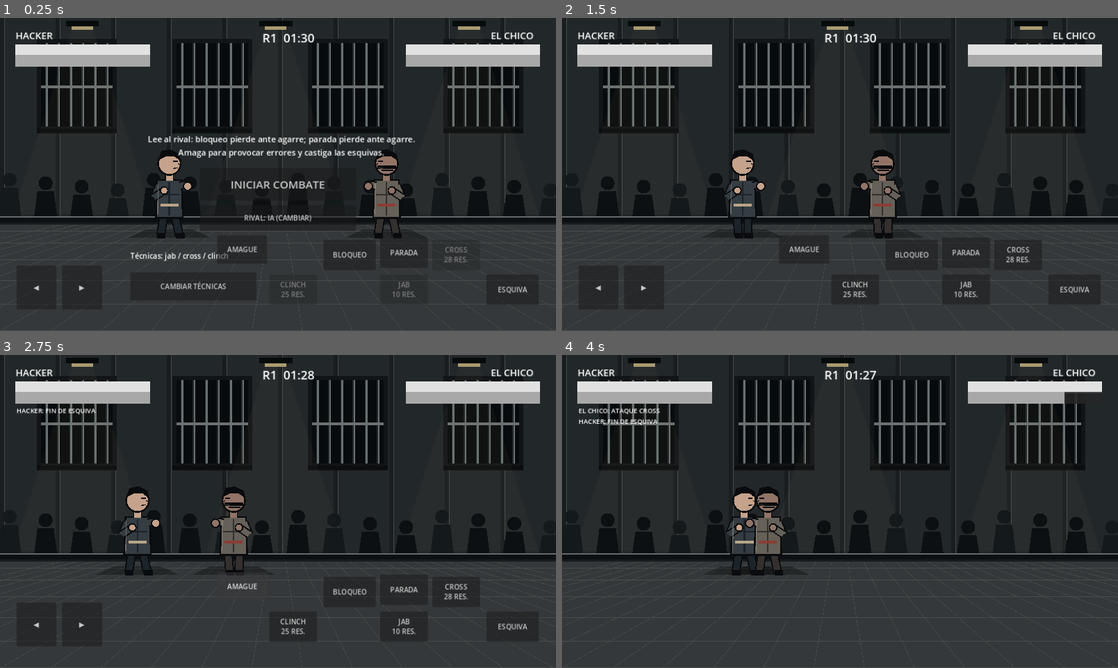
Above: before the commit, frames 1-4 (two rows, left to right).
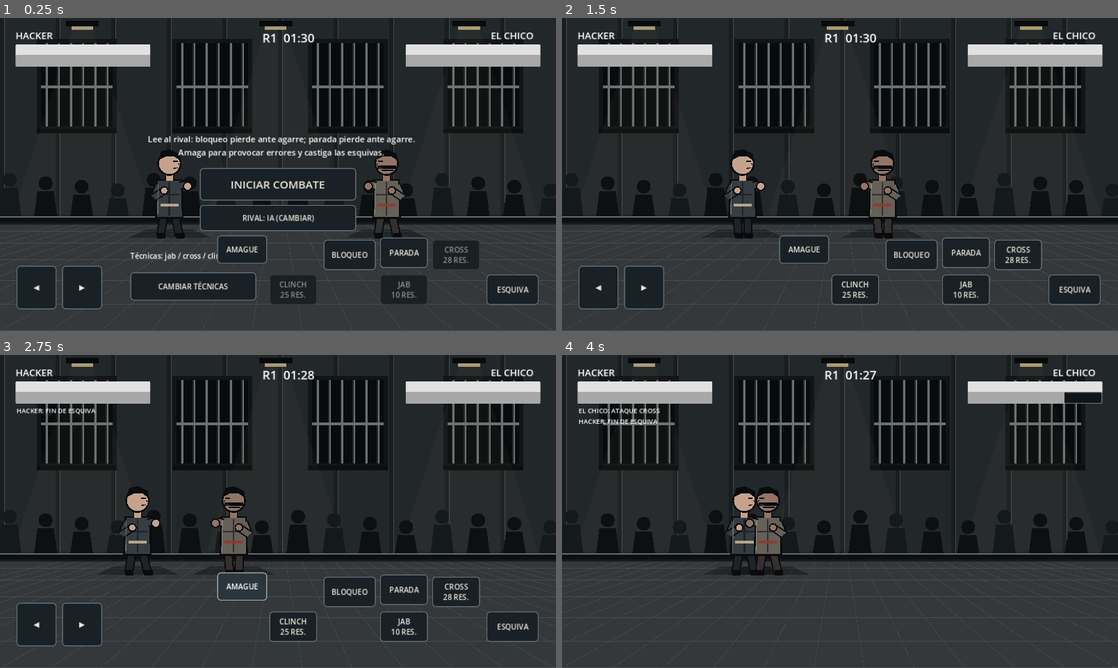
Above: after the commit, the same moments.

Repository: josevillablanca30/Condena-Game-
Game: Godot game, scene res://src/combat/combat_scene.tscn
Two runs of this game, one before a commit and one after it. Both use one fixed random seed, a clock stepped at 60 frames per second and the inputs below.
Inputs (mouse positions are in pixels of both pictures, inside the frame that each line leads up to):
- Up to frame 1 (0.25 s): no input
- Up to frame 2 (1.5 s): click "INICIAR COMBATE" at 0.5 s; tap Enter at 1.25 s; move the mouse to (962, 158) at 1.27 s; hold D from 1.28 s (still down); tap Shift at 1.35 s; click (962, 158) at 1.42 s
- Up to frame 3 (2.75 s): tap Space at 1.52 s; release D at 2 s; drag from (166, 527) to (250, 574) at 2.02 s
- Up to frame 4 (4 s): move the mouse to (895, 442) at 2.77 s; hold D 2.78-3.5 s; tap V at 2.85 s; drag from (812, 574) to (673, 464) at 3.52 s

The runs differ from the first frame. In frame 1, 2.3% of the frame differs, in the area x 2-98%, y 8-94%; in frame 2, 1.5%; in frame 3, 1.5%; in frame 4, less than 0.1%.

Commit message:
feat(ui): apply consistent high-contrast prison fight HUD and tactile button states

Diff:
--- a/src/combat/combat_scene.gd
+++ b/src/combat/combat_scene.gd
@@ -575,21 +575,46 @@
     bar.show_percentage = false
     bar.mouse_filter = Control.MOUSE_FILTER_IGNORE
     var background_style := StyleBoxFlat.new()
-    background_style.bg_color = Color(0.15, 0.15, 0.15, 0.85)
+    background_style.bg_color = Color("#101519")
+    background_style.border_color = Color("#697276")
+    background_style.set_border_width_all(2)
+    background_style.set_corner_radius_all(3)
     var fill_style := StyleBoxFlat.new()
     fill_style.bg_color = fill_color
+    fill_style.set_corner_radius_all(2)
     bar.add_theme_stylebox_override("background", background_style)
     bar.add_theme_stylebox_override("fill", fill_style)
     parent.add_child(bar)
     return bar
+
+func _button_style(background: Color, border: Color) -> StyleBoxFlat:
+    var style := StyleBoxFlat.new()
+    style.bg_color = background
+    style.border_color = border
+    style.set_border_width_all(2)
+    style.set_corner_radius_all(8)
+    style.content_margin_left = 6.0
+    style.content_margin_right = 6.0
+    style.content_margin_top = 6.0
+    style.content_margin_bottom = 6.0
+    return style
 
 func _button(parent: Control, caption: String, pos: Vector2, size: Vector2, pressed_action: Callable, released_action: Callable = Callable()) -> Button:
     var b := Button.new()
     b.text = caption
     b.position = pos
     b.size = size
-    b.modulate.a = 0.88
     b.mouse_filter = Control.MOUSE_FILTER_STOP
+    b.add_theme_font_size_override("font_size", 17)
+    b.add_theme_color_override("font_color", Color("#f0e9dd"))
+    b.add_theme_color_override("font_hover_color", Color.WHITE)
+    b.add_theme_color_override("font_pressed_color", Color.WHITE)
+    b.add_theme_color_override("font_disabled_color", Color("#8c9091"))
+    b.add_theme_stylebox_override("normal", _button_style(Color("#192126"), Color("#667277")))
+    b.add_theme_stylebox_override("hover", _button_style(Color("#2a363b"), Color("#a4ada9")))
+    b.add_theme_stylebox_override("pressed", _button_style(Color("#6b3430"), Color("#d7a48a")))
+    b.add_theme_stylebox_override("disabled", _button_style(Color("#1b2022"), Color("#353c40")))
+    b.add_theme_stylebox_override("focus", StyleBoxEmpty.new())
     b.button_down.connect(pressed_action)
     if released_action.is_valid():
         b.button_up.connect(released_action)
